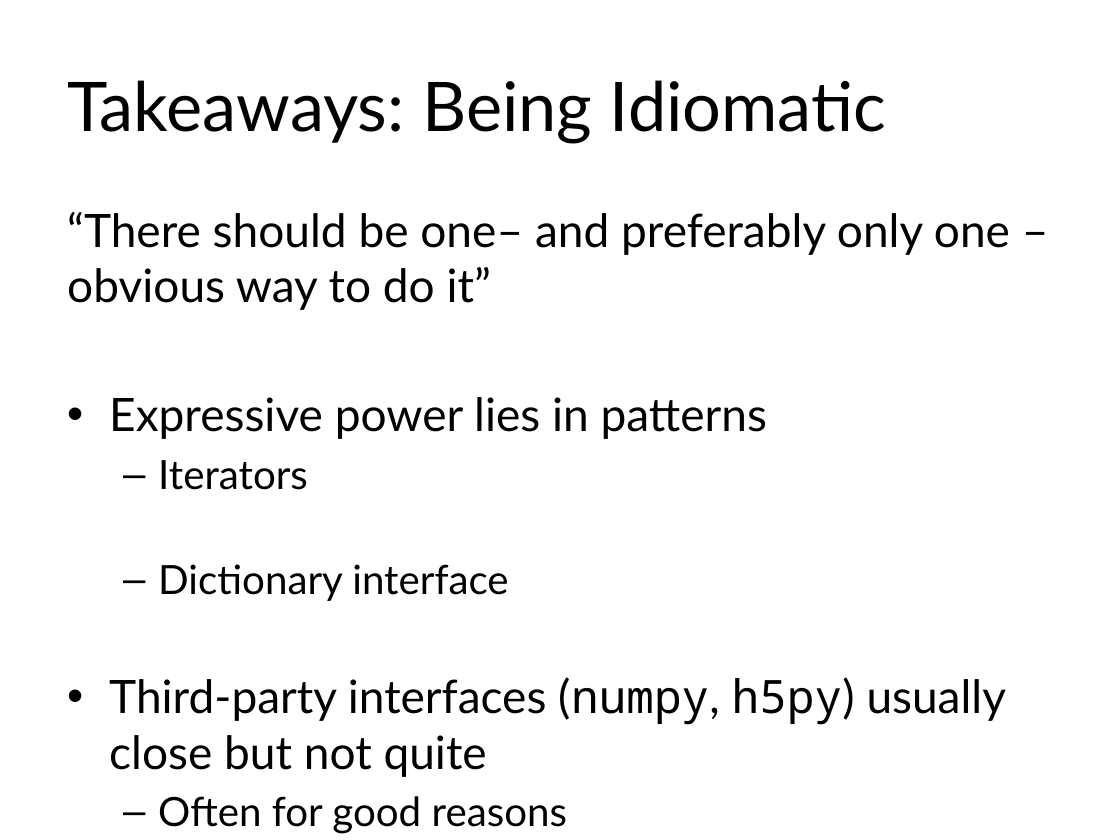
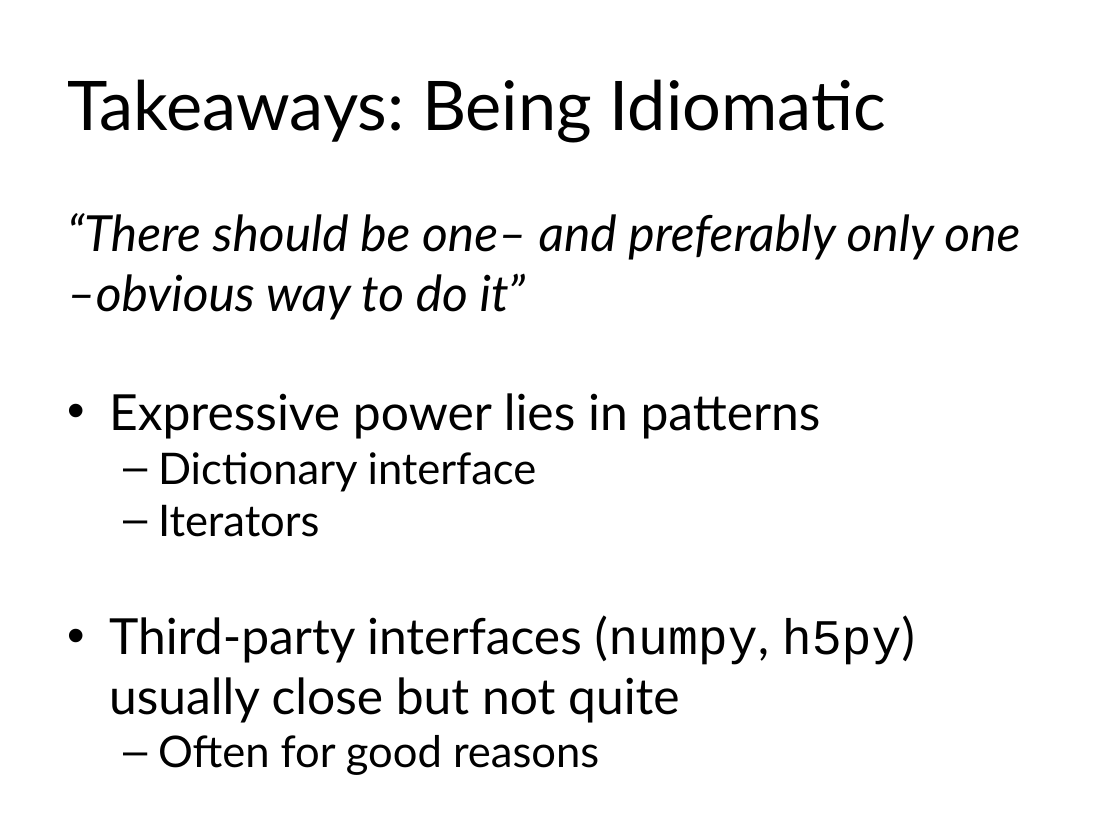
Before and after one commit to pcallier/standard_love, a slide deck: slide 12 of standard_lib.pptx. Drawn at 1120x840 pixels with LibreOffice and Linux fonts; fonts in the diff are those of the drawing. Boxes give left, top, right and bottom in pixels: in the first picture for what was removed or moved away, otherwise in the second. Text is boxed around its words. In the diff, an @@ line names an element or a change of style, - is before the commit and + after.

```diff
--- a/standard_lib.pptx
+++ b/standard_lib.pptx
@@ text at <box>67,213,1020,775</box>: size 29.6 to 32 pt in "“There should be one– and preferably only ...", "Expressive power lies in patterns", "Third-party interfaces (numpy, h5py) usually close but ..."; italic on in "“There should be one– and preferably only ..."; size 25.9 to 28 pt in "Iterators", "Often for good reasons"; font Noto Sans Mono to Courier New in "(numpy, h5py)"; less space between paragraphs; indent changed @@
@@ text at <box>158,452,537,492</box>: paragraph added @@
+  – Dictionary interface
@@ text at <box>158,564,508,601</box>: paragraph removed @@
-  – Dictionary interface
```
Also in this commit, not shown: 15 other slides changed, 1 slide added.
